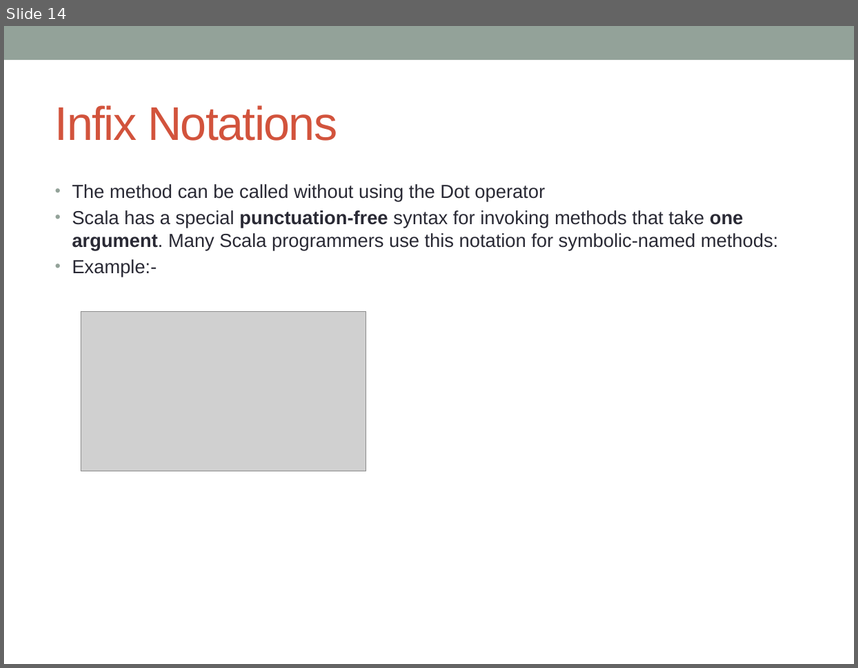
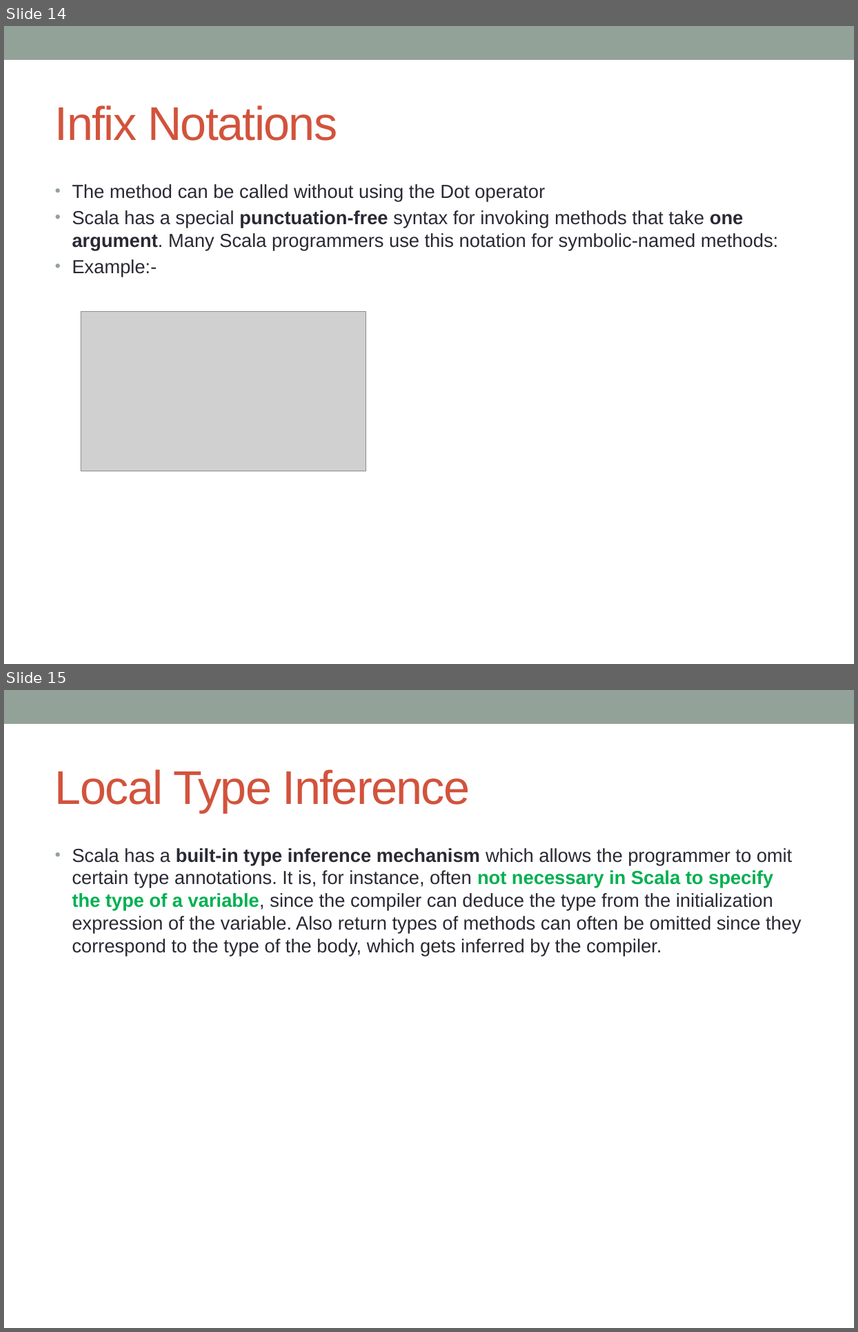
Before and after one commit to notionquest/ProjectDocumentation, a slide deck: Scala_Features.pptx. Shown one above the other, each under a label of ours: slide 14 before the commit, slides 14 and 15 after it. The pictures are 858x668 and 858x1332 pixels, drawn with LibreOffice and Linux fonts; fonts in the diff are those of the drawing; grey boxes stand for pictures. Boxes give left, top, right and bottom in pixels: in the first picture for what was removed or moved away, otherwise in the second. Text is boxed around its words. In the diff, an @@ line names an element or a change of style, - is before the commit and + after.

Commit message:
scala currying and local type reference

```diff
--- a/Scala_Features.pptx
+++ b/Scala_Features.pptx
@@ slide 15 added at box(4, 690, 854, 1328), background #FFFFFF; not listed: 1 template element that a slide beside it also shows @@
@@ title added at box(55, 769, 470, 813), 40 pt, text #D2533C @@
+Local Type Inference
@@ text added at box(72, 848, 802, 956), 16 pt, text #292934 @@
+• Scala has a built-in type inference mechanism which allows the programmer to omit certain type annotations. It is, for instance, often not necessary in Scala to specify the type of a variable, since the compiler can deduce the type from the initialization expression of the variable. Also return types of methods can often be omitted since they correspond to the type of the body, which gets inferred by the compiler.
```
Also in this commit, not shown: 1 other file.
